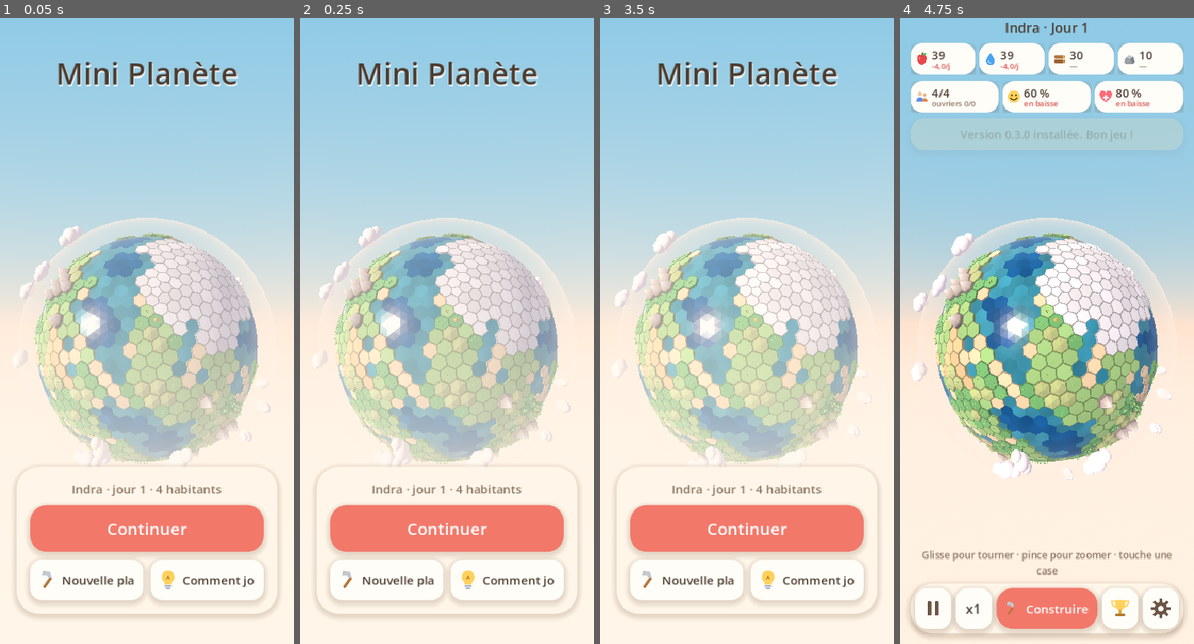
Above: before the commit, frames 1-4 (left to right).
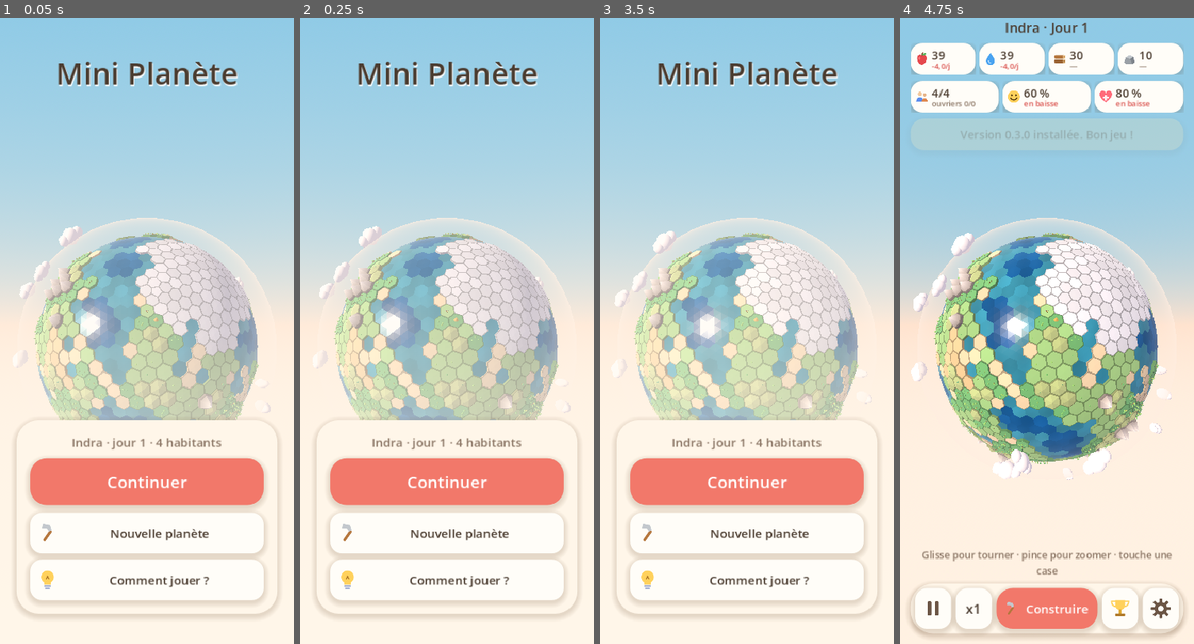
Above: after the commit, the same moments.

Repository: arthurlarguinat2-max/Github
Game: Godot game, scene res://scenes/main.tscn
Same seed, same stepped clock (60 frames per second), same inputs: the game is played once before the commit and once after it.
Inputs (mouse positions are in pixels of both pictures, inside the frame that each line leads up to):
- Up to frame 1 (0.05 s): no input
- Up to frame 2 (0.25 s): no input
- Up to frame 3 (3.5 s): click "Nouvelle planète" at 0.5 s; click (744, 600) at 1.27 s; type "Alex" at 1.35 s; click "Nouvelle planète" at 2 s; click (744, 600) at 2.77 s; type "Alex" at 2.85 s
- Up to frame 4 (4.75 s): click "Comment jouer ?" at 3.5 s; click "Passer" at 4.25 s

The runs differ from the first frame. In frame 1, 15% of the frame differs, in the area x 5-95%, y 64-94%; in frame 2, 15%; in frame 3, 15%; in frame 4, nothing differs.

Commit message:
Start screen: stack secondary buttons so their labels fit
Co-Authored-By: Claude Opus 5.5 <noreply@anthropic.com>
Claude-Session: https://claude.ai/code/session_014RsryDL5SK8iQUYYVc6rvQ

Diff:
--- a/scripts/ui/start_menu.gd
+++ b/scripts/ui/start_menu.gd
@@ -92,8 +92,8 @@
 		visible = false
 		closed.emit())
 	box.add_child(play)
-	var row := HBoxContainer.new()
-	row.add_theme_constant_override("separation", 10)
+	var row := VBoxContainer.new()
+	row.add_theme_constant_override("separation", 8)
 	box.add_child(row)
 	var new_planet := UiKit.button(tr("START_NEW"), "build", 54)
 	new_planet.pressed.connect(func(): open("new"))
